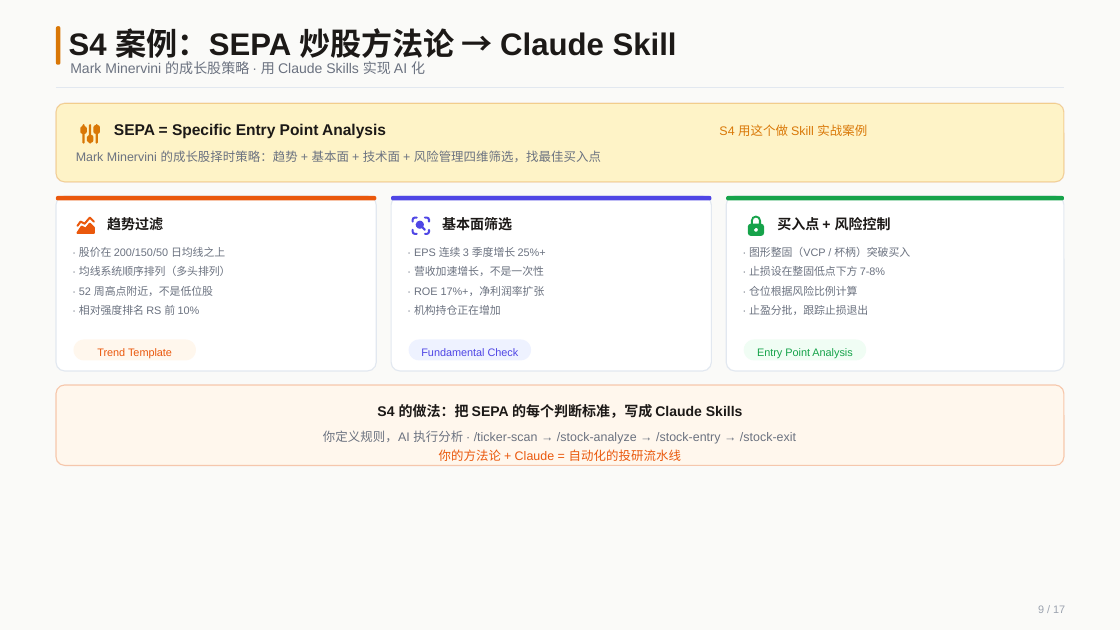
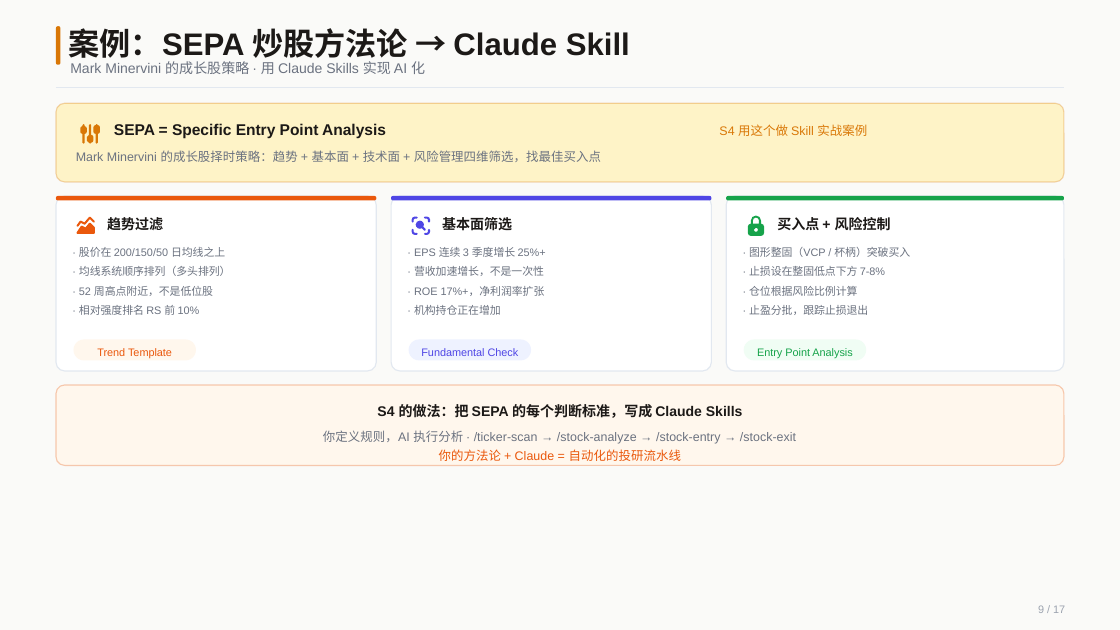
Before and after one commit to austinxyz/course-portal, a slide deck: slide 9 of dl/webinar-s4-stock-0717.pptx. Drawn at 1120x630 pixels with LibreOffice and Linux fonts; fonts in the diff are those of the drawing. Boxes give left, top, right and bottom in pixels: in the first picture for what was removed or moved away, otherwise in the second. Text is boxed around its words. In the diff, an @@ line names an element or a change of style, - is before the commit and + after.

```diff
--- a/dl/webinar-s4-stock-0717.pptx
+++ b/dl/webinar-s4-stock-0717.pptx
@@ text at <box>69,28,630,63</box>: text changed @@
-S4 案例：SEPA 炒股方法论 → Claude Skill
+案例：SEPA 炒股方法论 → Claude Skill
```
Also in this commit, not shown: 6 other slides changed, 4 other files.
